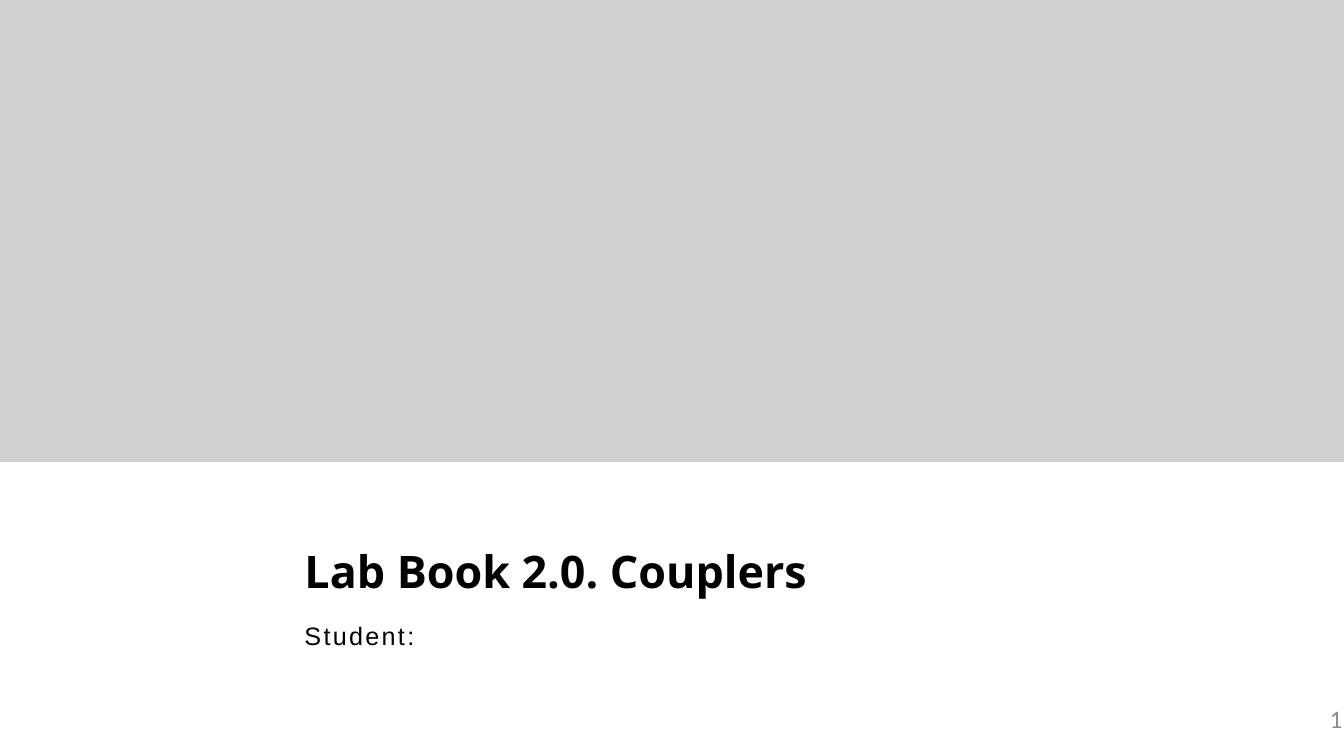
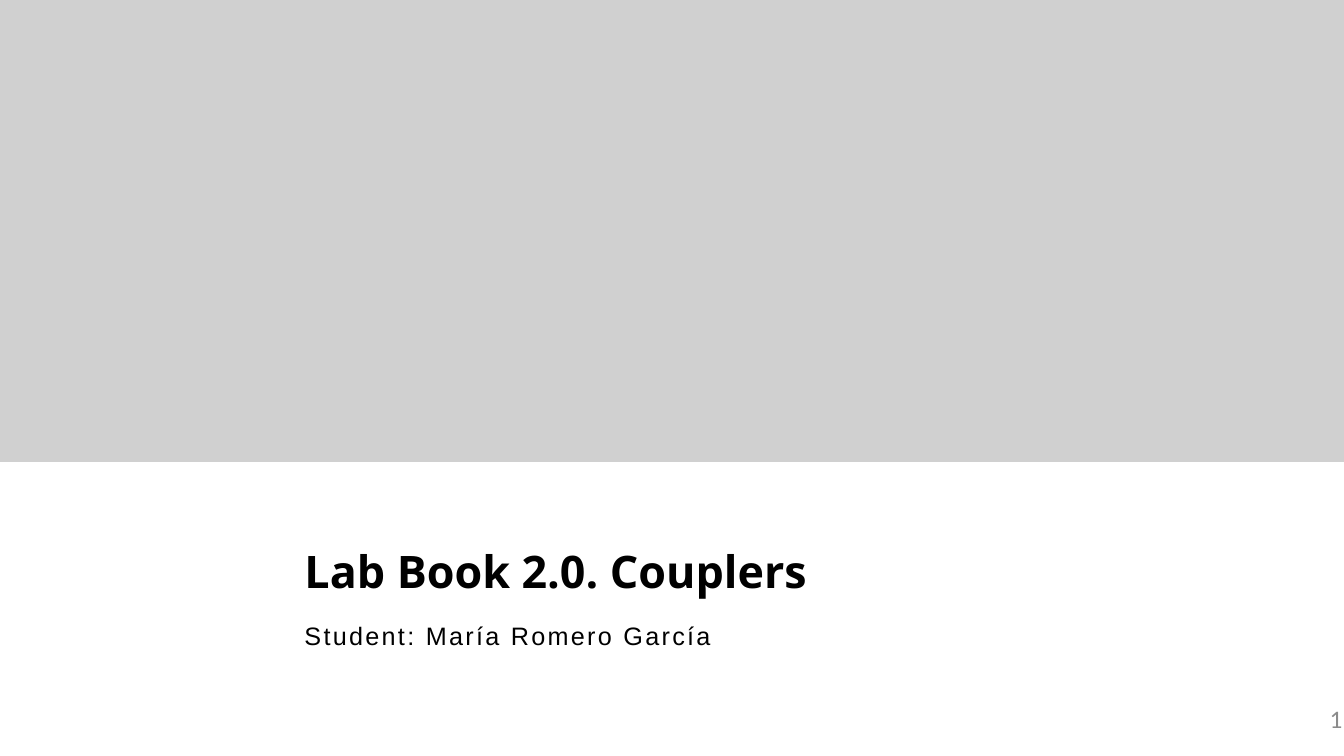
Before and after one commit to mromgar1/pic-upv-lab2, a slide deck: slide 1 of LabBook_20.pptx. Drawn at 1344x756 pixels with LibreOffice and Linux fonts; fonts in the diff are those of the drawing; grey boxes stand for pictures; background and template pictures are left out. Boxes give left, top, right and bottom in pixels: in the first picture for what was removed or moved away, otherwise in the second. Text is boxed around its words. In the diff, an @@ line names an element or a change of style, - is before the commit and + after.

```diff
--- a/LabBook_20.pptx
+++ b/LabBook_20.pptx
@@ text at (304,626,710,646): text changed @@
-Student:
+Student: María Romero García
```
Also in this commit, not shown: 3 other slides changed, 12 slides added, 8 slides removed, 1 other file.
